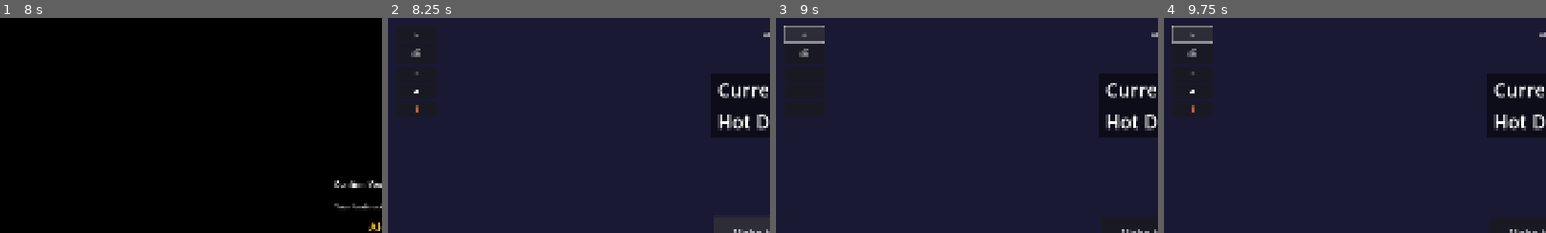
Above: before the commit, frames 1-4 (left to right).
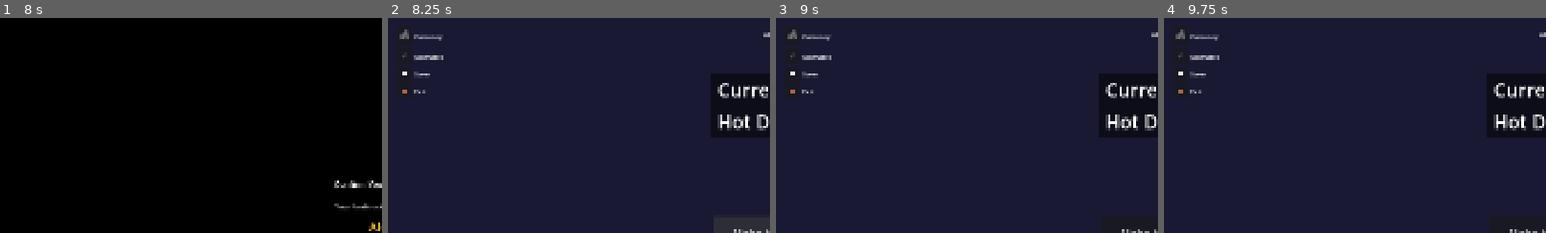
Above: after the commit, the same moments.

Repository: aaronleebrooks/weenieworld
Game: Godot game, scene res://scenes/main_menu/MainMenu.tscn
Same seed, same stepped clock (60 frames per second), same inputs: the game is played once before the commit and once after it.
Inputs (mouse positions are % of the whole screen's width and height, from its top left):
- Up to frame 1 (8 s): click "New Game" at 0.5 s; click (50, 45) at 1.27 s; type "Alex" at 1.35 s; click "New Game" at 2 s; click "Start Game" at 2.75 s; click "Start Game" at 3.5 s; click "New Game" at 4.25 s; click "Start Game" at 5 s; click "Cancel" at 5.75 s; click "Go Back" at 6.5 s; click "Options" at 7.25 s
- Up to frame 2 (8.25 s): tap Enter at 8, 8.1 s
- Up to frame 3 (9 s): click (4, 4) at 8.75 s, where only the run before the commit has a clickable ">"
- Up to frame 4 (9.75 s): click (4, 4) at 9.5 s, where only the run before the commit has a clickable "<"
The pictures show only the part of the screen within x 0-50%, y 0-50%; the shares and areas given below are measured in that part.

Frame 1 is identical in both runs. In frame 2, 0.7% of the frame differs, in the area x 3-15%, y 5-44%; in frame 3, 0.9%; in frame 4, 0.9%, in the area x 2-15%, y 3-44%.

Commit message:
Replace toggle labels with permanent labels next to buttons

Diff:
--- a/scenes/game/Game.gd
+++ b/scenes/game/Game.gd
@@ -4,11 +4,11 @@
 # Uses intentional naming conventions for future maintainability
 
 @onready var truck_name_display = $TruckNameDisplay
-@onready var currency_icon = $TopLeftMenu/CurrencyIcon
-@onready var upgrade_icon = $TopLeftMenu/UpgradeIcon
-@onready var save_icon = $TopLeftMenu/SaveIcon
-@onready var exit_icon = $TopLeftMenu/ExitIcon
-@onready var toggle_labels_icon = $TopLeftMenu/ToggleLabelsIcon
+@onready var currency_icon = $TopLeftMenu/CurrencyRow/CurrencyIcon
+@onready var upgrade_icon = $TopLeftMenu/UpgradeRow/UpgradeIcon
+@onready var save_icon = $TopLeftMenu/SaveRow/SaveIcon
+@onready var exit_icon = $TopLeftMenu/ExitRow/ExitIcon
+
 @onready var hot_dog_display = $HotDogDisplay
 @onready var currency_display = $CurrencyDisplay
 @onready var upgrade_panel = $UpgradePanel
@@ -22,8 +22,7 @@
 var floating_text_manager: Node
 var event_log_manager: Node
 
-# Tooltip toggle state
-var tooltips_visible: bool = true
+
 
 func _ready():
 	print("Game: _ready() called")
@@ -42,7 +41,6 @@
 	upgrade_icon.pressed.connect(_on_upgrade_icon_pressed)
 	save_icon.pressed.connect(_on_save_icon_pressed)
 	exit_icon.pressed.connect(_on_exit_icon_pressed)
-	toggle_labels_icon.pressed.connect(_on_toggle_labels_icon_pressed)
 
 
 
@@ -52,9 +50,7 @@
 	# Setup tooltips for icons
 	_setup_tooltips()
 
-	# Set initial toggle button state
-	if toggle_labels_icon:
-		toggle_labels_icon.text = ">" if tooltips_visible else "<"
+
 
 	# Connect to viewport size changes using native event system
 	get_viewport().size_changed.connect(_on_viewport_size_changed)
@@ -221,8 +217,7 @@
 		save_icon.tooltip_text = "Save Game"
 	if exit_icon:
 		exit_icon.tooltip_text = "Exit to Menu"
-	if toggle_labels_icon:
-		toggle_labels_icon.tooltip_text = "Toggle Labels"
+
 
 func _on_viewport_size_changed():
 	"""Handle viewport size changes for responsive design"""
@@ -234,23 +229,7 @@
 
 	print("Game: Responsive layout updated for viewport size: ", viewport_size)
 
-func _on_tooltip_toggle_pressed():
-	"""Toggle tooltip visibility"""
-	tooltips_visible = !tooltips_visible
-
-	# Update toggle button symbol
-	if toggle_labels_icon:
-		toggle_labels_icon.text = ">" if tooltips_visible else "<"
-
-	# Update button labels visibility
-	if upgrade_icon:
-		upgrade_icon.text = "⚡" if tooltips_visible else ""
-	if save_icon:
-		save_icon.text = "💾" if tooltips_visible else ""
-	if exit_icon:
-		exit_icon.text = "🚪" if tooltips_visible else ""
-
-	print("Game: Tooltips toggled - visible: ", tooltips_visible)
+
 
 func _load_and_display_truck_name():
 	"""Load and display the truck name from save data"""
@@ -342,10 +321,7 @@
 		if event_log_manager:
 			event_log_manager.add_save_event("manual")
 
-func _on_toggle_labels_icon_pressed():
-	"""Handle toggle labels icon press"""
-	print("Game: Toggle labels icon pressed")
-	_on_tooltip_toggle_pressed()
+
 
 
 
--- a/scenes/game/Game.tscn
+++ b/scenes/game/Game.tscn
@@ -58,33 +58,66 @@
 layout_mode = 0
 offset_left = 20.0
 offset_top = 20.0
-offset_right = 120.0
+offset_right = 200.0
 offset_bottom = 200.0
 
-[node name="ToggleLabelsIcon" type="Button" parent="TopLeftMenu"]
-custom_minimum_size = Vector2(0, 40)
+
+
+[node name="CurrencyRow" type="HBoxContainer" parent="TopLeftMenu"]
 layout_mode = 2
-text = ">"
 
-[node name="CurrencyIcon" type="Button" parent="TopLeftMenu"]
-custom_minimum_size = Vector2(0, 40)
+[node name="CurrencyIcon" type="Button" parent="TopLeftMenu/CurrencyRow"]
+custom_minimum_size = Vector2(40, 40)
 layout_mode = 2
 text = "💰"
 
-[node name="UpgradeIcon" type="Button" parent="TopLeftMenu"]
-custom_minimum_size = Vector2(0, 40)
+[node name="CurrencyLabel" type="Label" parent="TopLeftMenu/CurrencyRow"]
+layout_mode = 2
+size_flags_horizontal = 3
+text = "Currency"
+vertical_alignment = 1
+
+[node name="UpgradeRow" type="HBoxContainer" parent="TopLeftMenu"]
+layout_mode = 2
+
+[node name="UpgradeIcon" type="Button" parent="TopLeftMenu/UpgradeRow"]
+custom_minimum_size = Vector2(40, 40)
 layout_mode = 2
 text = "⚡"
 
-[node name="SaveIcon" type="Button" parent="TopLeftMenu"]
-custom_minimum_size = Vector2(0, 40)
+[node name="UpgradeLabel" type="Label" parent="TopLeftMenu/UpgradeRow"]
+layout_mode = 2
+size_flags_horizontal = 3
+text = "Upgrades"
+vertical_alignment = 1
+
+[node name="SaveRow" type="HBoxContainer" parent="TopLeftMenu"]
+layout_mode = 2
+
+[node name="SaveIcon" type="Button" parent="TopLeftMenu/SaveRow"]
+custom_minimum_size = Vector2(40, 40)
 layout_mode = 2
 text = "💾"
 
-[node name="ExitIcon" type="Button" parent="TopLeftMenu"]
-custom_minimum_size = Vector2(0, 40)
+[node name="SaveLabel" type="Label" parent="TopLeftMenu/SaveRow"]
+layout_mode = 2
+size_flags_horizontal = 3
+text = "Save"
+vertical_alignment = 1
+
+[node name="ExitRow" type="HBoxContainer" parent="TopLeftMenu"]
+layout_mode = 2
+
+[node name="ExitIcon" type="Button" parent="TopLeftMenu/ExitRow"]
+custom_minimum_size = Vector2(40, 40)
 layout_mode = 2
 text = "🚪"
+
+[node name="ExitLabel" type="Label" parent="TopLeftMenu/ExitRow"]
+layout_mode = 2
+size_flags_horizontal = 3
+text = "Exit"
+vertical_alignment = 1
 
 [node name="EventLog" parent="." instance=ExtResource("7_eventlog")]
 grow_horizontal = 2
